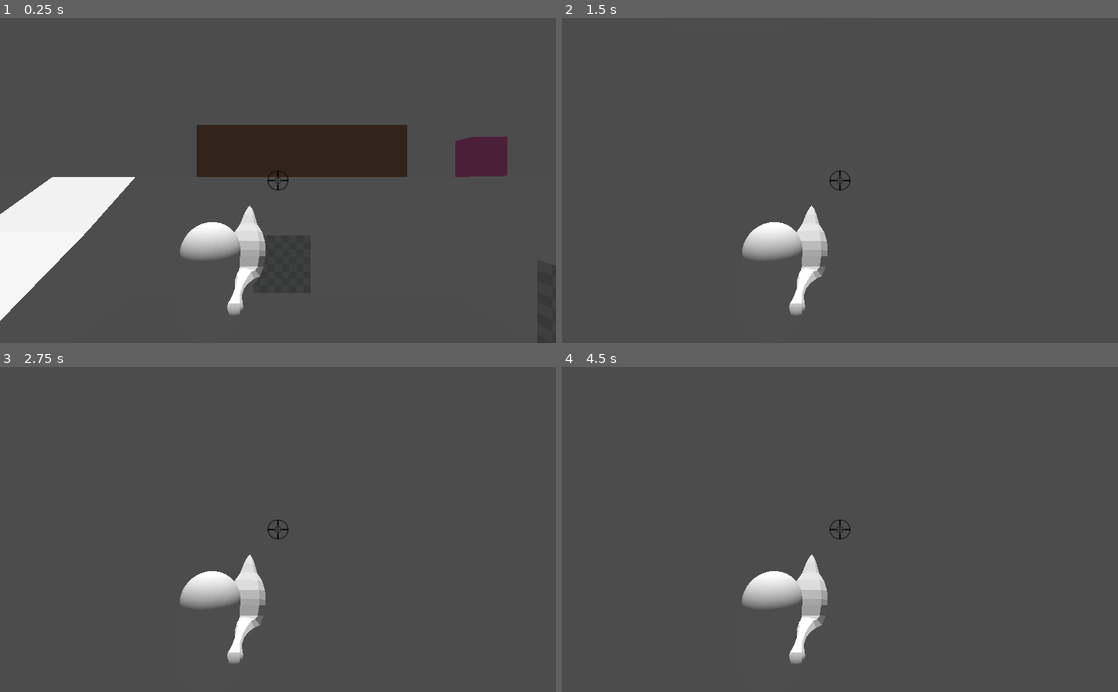
Above: before the commit, frames 1-4 (two rows, left to right).
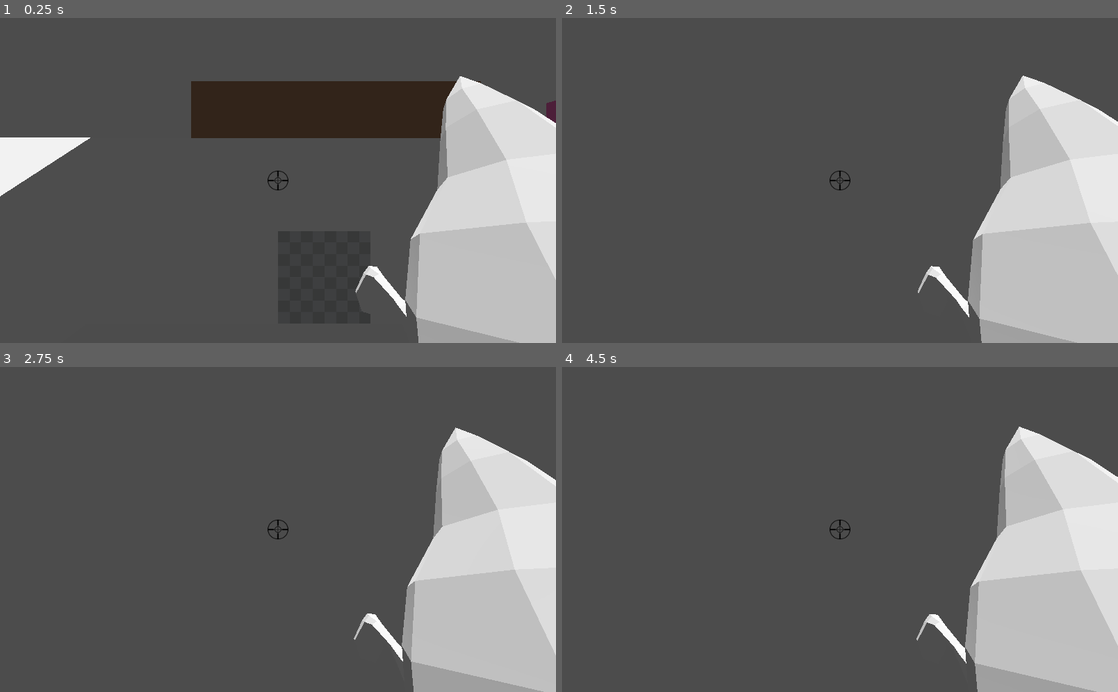
Above: after the commit, the same moments.

Repository: 2BytesGoat/godot-games
Game: Godot game, scene res://Main.tscn
Two runs of this game, one before a commit and one after it. Both use one fixed random seed, a clock stepped at 60 frames per second and the inputs below.
Inputs (mouse positions are in pixels of both pictures, inside the frame that each line leads up to):
- Up to frame 1 (0.25 s): no input
- Up to frame 2 (1.5 s): move the mouse to (867, 180) at 0.52 s; hold W (move_forward) from 0.53 s (still down); click (867, 180) at 0.6 s; tap Space (jump) at 0.77 s; tap Enter at 1.25 s; move the mouse to (812, 180) at 1.27 s; tap Shift (blink) at 1.35 s
- Up to frame 3 (2.75 s): keep holding W (move_forward); tap Space (jump) at 1.52, 2 s; click (250, 529) at 1.55 s; move the mouse to (289, 523) at 2.02 s; click (289, 523) at 2.1 s
- Up to frame 4 (4.5 s): keep holding W (move_forward); tap Enter at 2.75, 4.25 s; move the mouse to (834, 536) at 2.77 s; click (834, 536) at 2.85 s; tap Space (jump) at 3.02, 3.5, 3.77 s; move the mouse to (878, 532) at 3.52 s; tap Shift (blink) at 3.6 s; click (878, 532) at 3.8 s; move the mouse to (795, 526) at 4.27 s; click (795, 526) at 4.35 s

The runs differ from the first frame. In frame 1, 38% of the frame differs, in the area x 0-100%, y 17-100%; in frame 2, 20%; in frame 3, 20%; in frame 4, 20%.

Commit message:
Add bullet hole

Diff:
--- a/garbaj_3rd_person/Character.gd
+++ b/garbaj_3rd_person/Character.gd
@@ -21,6 +21,7 @@
 onready var gun_pivot = $GunPivot
 onready var aimcast = $CharRotPivot/Camera/AimCast
 onready var muzzle = $GunPivot/Mesh_Goose/Mesh_Goose/Muzzle
+onready var bullet_hole = preload("res://weapons/BulletHole.tscn")
 
 func _ready():
 	Input.set_mouse_mode(Input.MOUSE_MODE_CAPTURED)
@@ -38,6 +39,18 @@
 
 func _physics_process(delta):
 	direction = Vector3.ZERO
+
+	if Input.is_action_just_pressed("shoot"):
+		if aimcast.is_colliding():
+			var target = aimcast.get_collider()
+			if target.is_in_group("Enemy"):
+				print('hit enemy')
+				target.health -= damage
+			else:
+				var b_hole = bullet_hole.instance()
+				target.add_child(b_hole)
+				b_hole.global_transform.origin = aimcast.get_collision_point()
+				b_hole.look_at(aimcast.get_collision_point() + aimcast.get_collision_normal(), Vector3.UP)
 
 	if is_on_floor():
 		jumps_numer = 2
@@ -63,19 +76,6 @@
 		falling.y = jump_height
 		jumps_numer -= 1
 
-	if Input.is_action_just_pressed("shoot"):
-		if aimcast.is_colliding():
-			var bullet = get_world().direct_space_state
-			var collision = bullet.intersect_ray(muzzle.global_transform.origin,
-												 aimcast.get_collision_point())
-
-			if collision:
-				var target = collision.collider
-
-				if target.is_in_group("Enemy"):
-					print("enemy hit")
-					target.health -= damage
-
 	velocity += falling
 
 	velocity = velocity.linear_interpolate(direction * speed, acceleration * delta)
--- a/garbaj_3rd_person/Character.tscn
+++ b/garbaj_3rd_person/Character.tscn
@@ -28,16 +28,17 @@
 transform = Transform( 1, 0, 0, 0, 1, 0, 0, 0, 1, 0, 1.56314, 0 )
 
 [node name="Mesh_Goose" parent="GunPivot" instance=ExtResource( 2 )]
-transform = Transform( 1, 0, 0, 0, 1, 0, 0, 0, 1, 0.875062, -0.790707, -0.0590236 )
+transform = Transform( 1, 0, 0, 0, 1, 0, 0, 0, 1, 0.8, -0.8, 0 )
+
+[node name="Mesh_Goose" parent="GunPivot/Mesh_Goose" index="2"]
+transform = Transform( 0.04, 1.30337e-08, -1.30337e-08, 1.30337e-08, -0.04, 0, -1.30337e-08, -4.2469e-15, -0.04, 0.139388, -0.289089, -0.262763 )
 
 [node name="CharRotPivot" type="Spatial" parent="."]
-transform = Transform( 1, 0, 0, 0, 1, 0, 0, 0, 1, 1.02784, 1.33497, 0 )
 
 [node name="Camera" type="Camera" parent="CharRotPivot"]
-transform = Transform( 1, 0, 0, 0, 1, 0, 0, 0, 1, 0.7, 1.25, 6 )
+transform = Transform( 1, 0, 0, 0, 1, 0, 0, 0, 1, 0, 1, 0 )
 
 [node name="AimCast" type="RayCast" parent="CharRotPivot/Camera"]
-transform = Transform( 1, 0, 0, 0, 1, 0, 0, 3.72529e-09, 1, 0, 0, 0 )
 enabled = true
 cast_to = Vector3( 0, 0, -1000 )
 
--- /dev/null
+++ b/garbaj_3rd_person/weapons/BulletHole.tscn
@@ -0,0 +1,21 @@
+[gd_scene load_steps=5 format=2]
+
+[ext_resource path="res://weapons/bulletHole.png" type="Texture" id=1]
+
+[sub_resource type="SpatialMaterial" id=1]
+flags_transparent = true
+albedo_texture = ExtResource( 1 )
+
+[sub_resource type="QuadMesh" id=2]
+material = SubResource( 1 )
+size = Vector2( 0.25, 0.25 )
+
+[sub_resource type="Skin" id=3]
+
+[node name="BulletHole" type="Spatial"]
+
+[node name="MeshInstance" type="MeshInstance" parent="."]
+transform = Transform( -1, 0, -3.25841e-07, 0, 1, 0, 3.25841e-07, 0, -1, 0, 0, -0.02 )
+mesh = SubResource( 2 )
+skin = SubResource( 3 )
+material/0 = null
--- a/garbaj_3rd_person/weapons/Mesh_Goose.tscn
+++ b/garbaj_3rd_person/weapons/Mesh_Goose.tscn
@@ -8,4 +8,4 @@
 transform = Transform( 0.04, 1.30337e-08, -1.30337e-08, 1.30337e-08, -0.04, 0, -1.30337e-08, -4.2469e-15, -0.04, 0, 0, 0 )
 
 [node name="Muzzle" type="Spatial" parent="Mesh_Goose" index="0"]
-transform = Transform( 0.999999, -3.97904e-13, 3.97904e-13, 3.97904e-13, 0.999999, -1.28749e-19, -3.97904e-13, -1.01644e-19, 0.999999, 1.04467e-05, -7.21834, 24.8424 )
+transform = Transform( 0.999998, -5.40012e-13, 5.40012e-13, 5.40013e-13, 0.999998, -2.37169e-19, -5.40012e-13, -1.96512e-19, 0.999998, 1.18865e-05, -5.36095, 31.1184 )
Binary file added: garbaj_3rd_person/weapons/bulletHole.png
